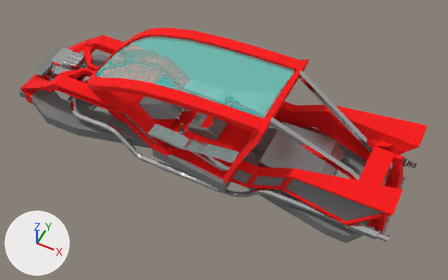
Before and after pictures for a commit that changed the OBJ model content/car2.obj.
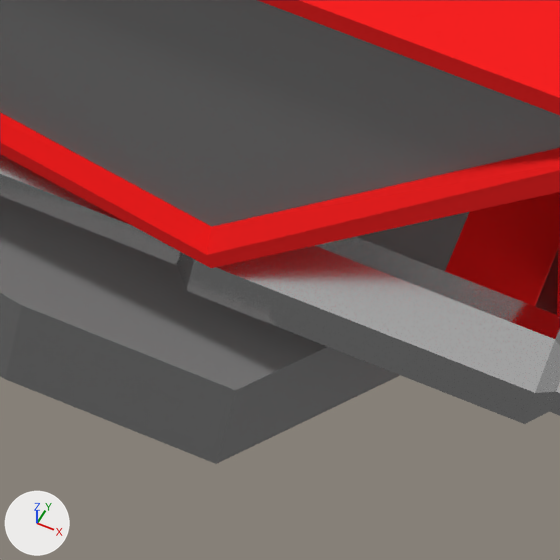
The first picture shows the older version from a 50 mm lens placed at (4.27, -7.57, 8.76), pointed at (0.6, -0.23, -0.42). The close-ups show the older and then the newer version on the part from 73% to 84% of the width and 71% to 90% of the height of that picture. Only the edits that show in the close-ups are written down. Every picture has the same lights, and +X, +Y and +Z are marked at lower left. The close-ups show mesh edges as thin lines. Where no turn or scale is listed for an object, it has been applied to the vertices.

The first close-up shows 'body'.
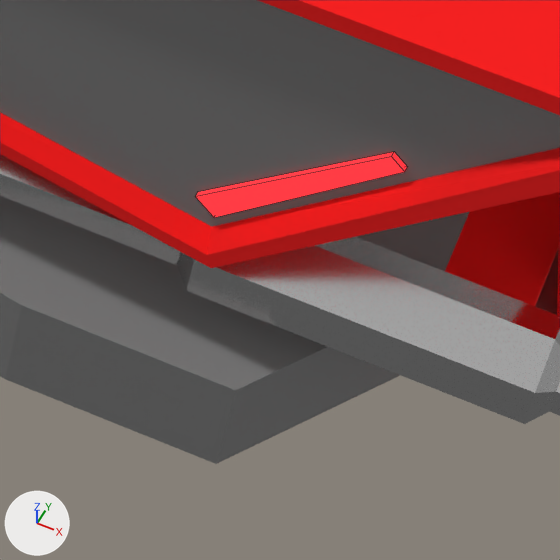
Scene script edits in JSON lines:
```json
{"op": "add", "block": "mat_taillight", "code": ["mat_taillight = principled_material('taillight')", "mat_taillight.base_color = (0.35, 0.02, 0.03)  # red #a02730", "mat_taillight.roughness = 0.08", "mat_taillight.emission_color = (1.0, 0.03, 0.04)  # red #ff3038", "mat_taillight.emission_strength = 1.0"]}
{"op": "add", "block": "me_taillightleft", "code": ["me_taillightleft = bpy.data.meshes.new('TaillightLeft')", "me_taillightleft.from_pydata([(3.406, -1.034, -0.334), (3.68, -1.054, -0.002), (3.653, -1.052, 0.02), (3.369, -1.031, -0.302), (3.369, -1.019, -0.302), (3.654, -1.04, 0.02), (3.681, -1.042, -0.002), (3.407, -1.022, -0.334), (3.482, -0.97, -0.337), (3.487, -0.6, -0.331), (3.51, -0.6, -0.304), (3.514, -0.97, -0.299), (3.505, -0.97, -0.291), (3.5, -0.6, -0.297), (3.478, -0.6, -0.323), (3.473, -0.97, -0.329)], [], [(0, 1, 2, 3), (4, 5, 6, 7), (3, 2, 5, 4), (2, 1, 6, 5), (1, 0, 7, 6), (0, 3, 4, 7), (8, 9, 10, 11), (12, 13, 14, 15), (11, 10, 13, 12), (10, 9, 14, 13), (9, 8, 15, 14), (8, 11, 12, 15)])", "me_taillightleft.materials.append(mat_taillight)  # red #a02730, glowing red #ff3038"]}
{"op": "add", "block": "ob_taillightleft", "code": ["ob_taillightleft = bpy.data.objects.new('TaillightLeft', me_taillightleft)", "ob_taillightleft.location = (0.0, 0.0, 0.0)"]}
```

Changed parts and their boxes [x1, y1, x2, y2] in the close-ups (560 x 560 px):
```json
{"object": "TaillightLeft", "change": "added", "after": [195, 152, 407, 218], "on screen": "red"}
```
